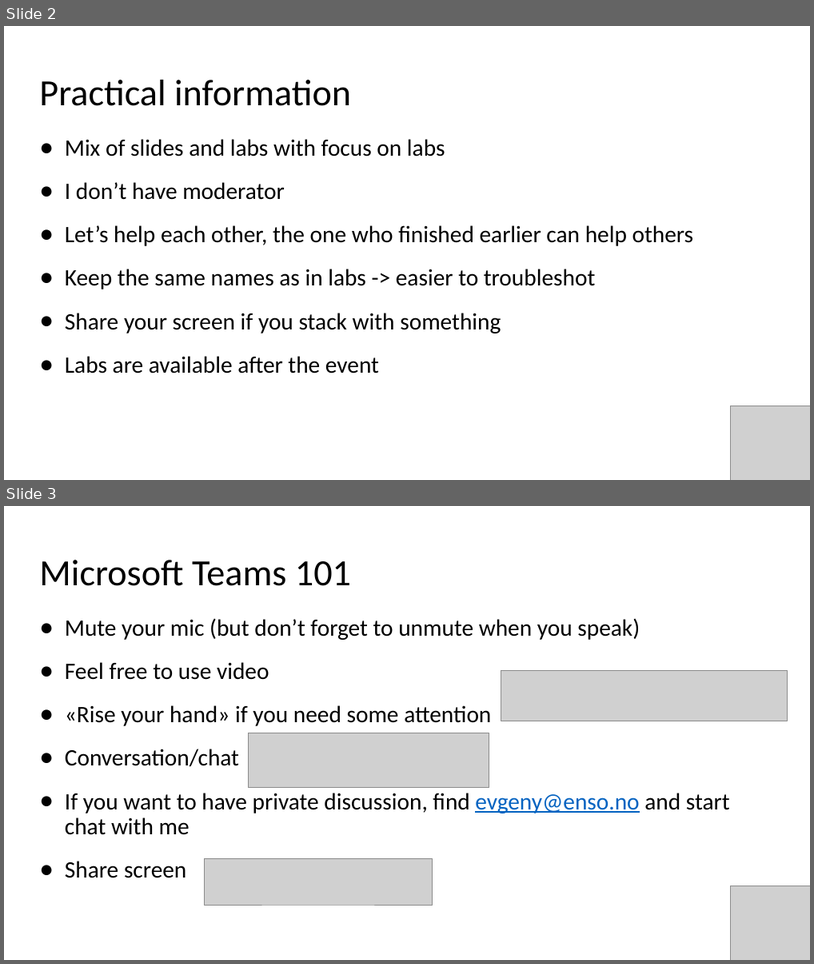
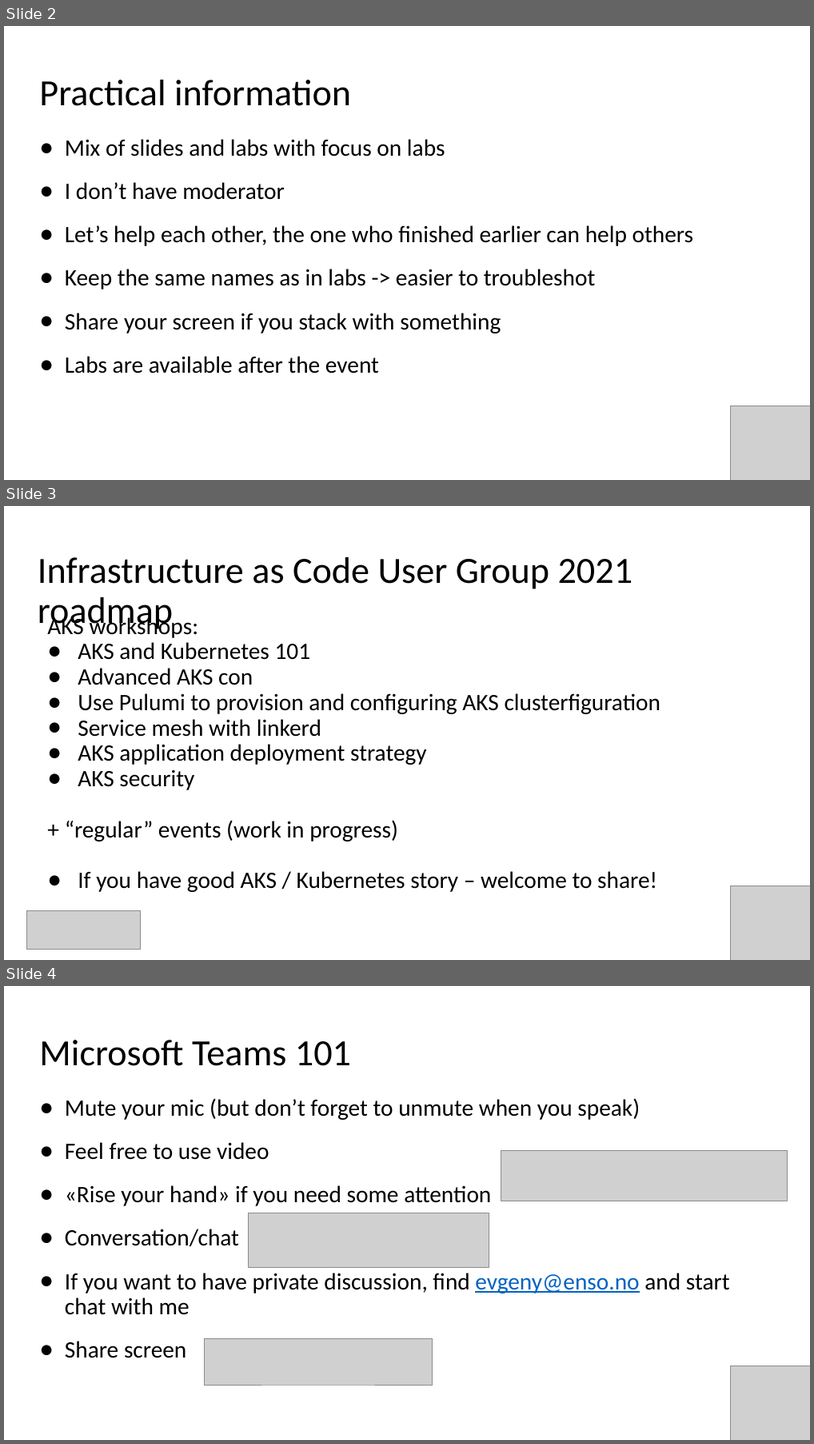
Before and after one commit to evgenyb/aks-workshops, a slide deck: 01-aks-and-k8s-101/slides/Introduction to AKS.pptx. Shown one above the other, each under a label of ours: slides 2 and 3 before the commit, slides 2, 3 and 4 after it. The pictures are 814x964 and 814x1444 pixels, drawn with LibreOffice and Linux fonts; fonts in the diff are those of the drawing; grey boxes stand for pictures. Boxes give left, top, right and bottom in pixels: in the first picture for what was removed or moved away, otherwise in the second. Text is boxed around its words. In the diff, an @@ line names an element or a change of style, - is before the commit and + after.

```diff
--- a/01-aks-and-k8s-101/slides/Introduction to AKS.pptx
+++ b/01-aks-and-k8s-101/slides/Introduction to AKS.pptx
@@ slide 3 added at (x1=4, y1=506, x2=810, y2=960), background #FFFFFF @@
@@ title added at (x1=38, y1=557, x2=634, y2=632), 44 pt, text #000000 @@
+Infrastructure as Code User Group 2021 roadmap
@@ text added at (x1=47, y1=614, x2=662, y2=892), 28 pt, text #000000 @@
+AKS workshops:
+● AKS and Kubernetes 101
+● Advanced AKS con
+● Use Pulumi to provision and configuring AKS clusterfiguration
+● Service mesh with linkerd
+● AKS application deployment strategy
+● AKS security
++ “regular” events (work in progress)
+● If you have good AKS / Kubernetes story – welcome to share!
@@ picture added at (x1=731, y1=885, x2=810, y2=960) @@
@@ picture added at (x1=27, y1=911, x2=141, y2=949) @@
@@ what was slide 3 is now slide 4 @@
```
Also in this commit, not shown: 5 slides changed, 1 slide removed, 2 other files.
